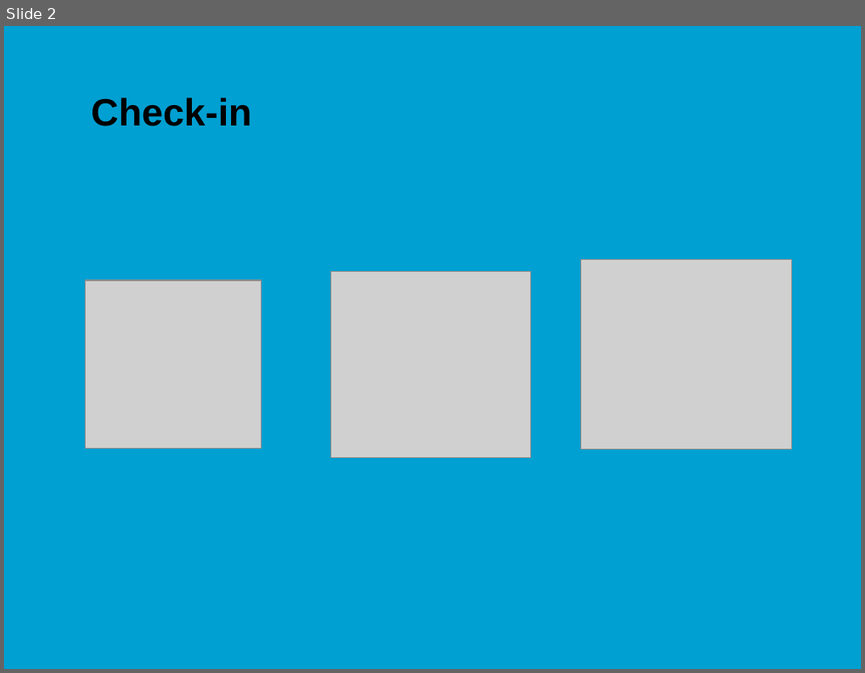
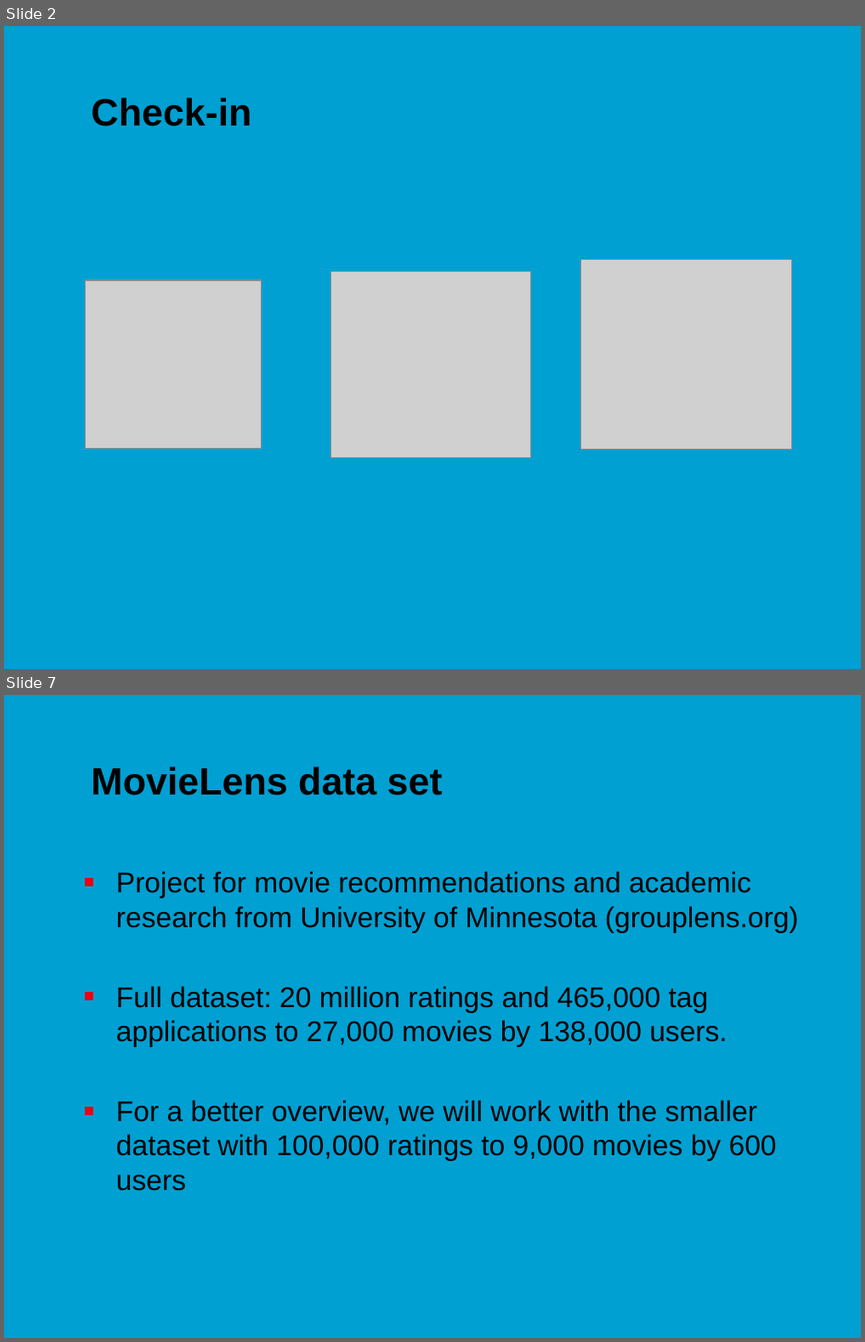
Before and after one commit to jonasmoons/data-driven-learning, a slide deck: slides/ddl-w7l1.pptx. Shown one above the other, each under a label of ours: slide 2 before the commit, slides 2 and 7 after it; the slides between them are not shown. The pictures are 865x673 and 865x1342 pixels, drawn with LibreOffice and Linux fonts; fonts in the diff are those of the drawing; grey boxes stand for pictures; background and template pictures are left out. Boxes give left, top, right and bottom in pixels: in the first picture for what was removed or moved away, otherwise in the second. Text is boxed around its words. In the diff, an @@ line names an element or a change of style, - is before the commit and + after.

```diff
--- a/slides/ddl-w7l1.pptx
+++ b/slides/ddl-w7l1.pptx
@@ slide 7 added at box(4, 695, 861, 1338), background picture (left out) @@
@@ title added at box(91, 766, 443, 795), 32 pt, text #000000, bold @@
+MovieLens data set
@@ text added at box(116, 871, 799, 1191), 24 pt, text #000000 @@
+■ Project for movie recommendations and academic research from University of Minnesota (grouplens.org)
+■ Full dataset: 20 million ratings and 465,000 tag applications to 27,000 movies by 138,000 users.
+■ For a better overview, we will work with the smaller dataset with 100,000 ratings to 9,000 movies by 600 users
```
Also in this commit, not shown: 2 slides changed, 16 other slides added, 2 slides removed, 41 other files.
